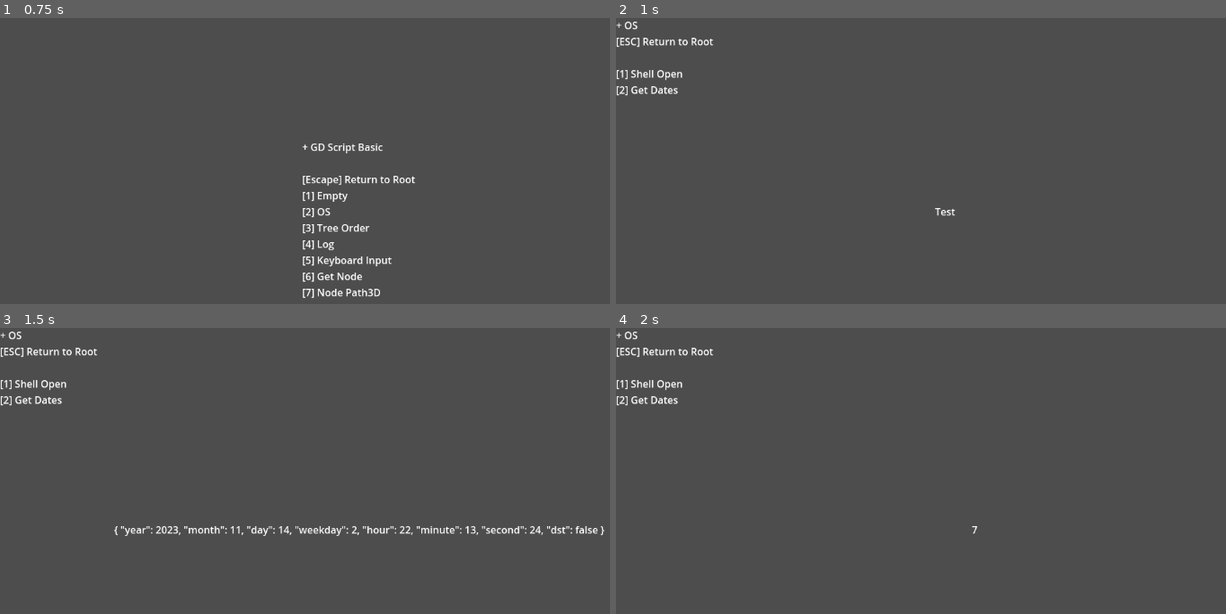
Above: before the commit, frames 1-4 (two rows, left to right).
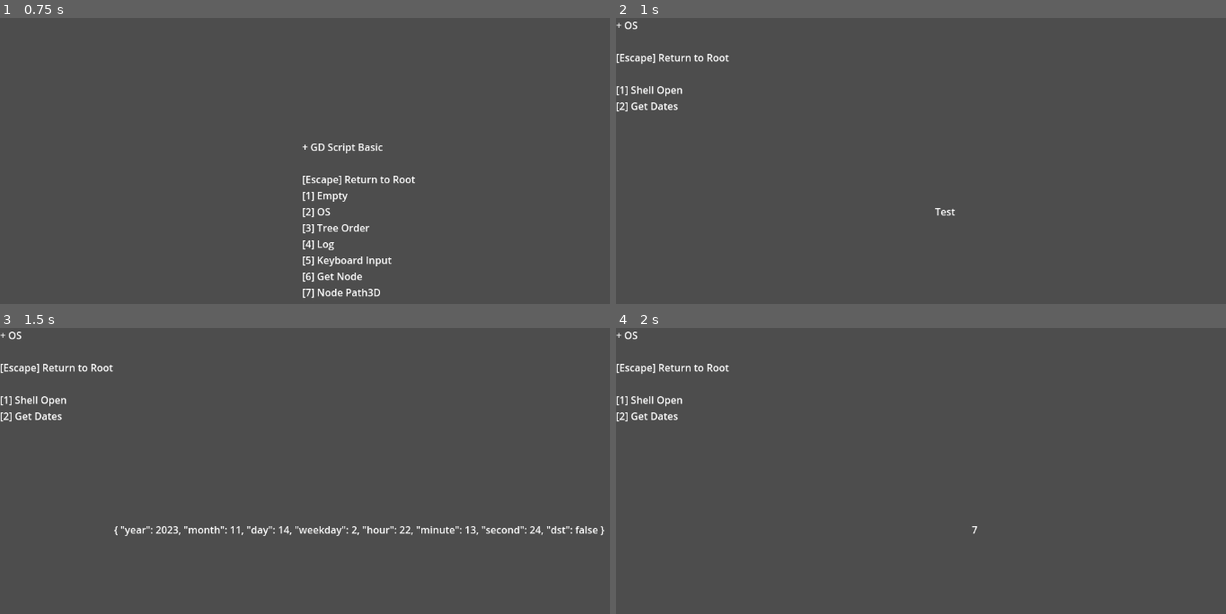
Above: after the commit, the same moments.

Repository: R2Road/godot_playground
Game: Godot game, scene res://playground_main.tscn
The game is run twice, just before and just after one commit, with the same random seed, the same clock (stepped at 60 frames per second) and the same inputs.
Inputs:
- Up to frame 1 (0.75 s): tap Enter at 0.5 s; hold D from 0.53 s (still down); tap 1 at 0.6 s
- Up to frame 2 (1 s): keep holding D; tap 2 at 0.8 s
- Up to frame 3 (1.5 s): tap Space at 1.25 s; release D at 1.28 s; hold S from 1.28 s (still down); tap 2 at 1.35 s
- Up to frame 4 (2 s): keep holding S; tap 1 at 1.55 s

Frame 1 is identical in both runs. In frame 2, 1.0% of the frame differs, in the area x 0-19%, y 6-33%; in frame 3, 1.0%; in frame 4, 1.0%.

Commit message:
update script : PlaygroundAction

Diff:
--- a/2d_ground/gds_basic/gds_basic_OSScene.gd
+++ b/2d_ground/gds_basic/gds_basic_OSScene.gd
@@ -1,37 +1,38 @@
 extends Node2D
 
 
+
+############################ Variable ############################
+var title = "OS"
+var playground_action_manager = PlayGroundActionManager.new(	[
+	  PlayGroundAction.new_mover( "Return to Root",  Key.KEY_ESCAPE, "res://gds_basic/gds_basic_root.tscn" )
+	, PlayGroundAction.new_lf()
+	, PlayGroundAction.new_action( "Shell Open",  Key.KEY_1, test_shell_open )
+	, PlayGroundAction.new_action( "Get Dates",  Key.KEY_2, test_get_dates )
+] )
+
+
+
+############################ Override ############################
 func _ready():
 	set_process_input( true ) # is not need : default on
 
-	var title_string = \
-			"+ OS" \
-			+ "\n" \
-			+ "[ESC] Return to Root" \
-			+ "\n\n" \
-			+ "[1] Shell Open" \
-			+ "\n" \
-			+ "[2] Get Dates" \
-			+ ""
-
 	var summury_node = get_node( "Summury" )
-	summury_node.text = title_string
+	summury_node.text = playground_action_manager.build_summary( title )
 
 
 func _input(event):
-	if !(event is InputEventKey ):
-		return
+	playground_action_manager.do( self, event )
 
-	if !event.is_pressed():
-		return
 
-	match event.keycode:
-		KEY_ESCAPE:
-			get_tree().change_scene_to_file("res://gds_basic/gds_basic_root.tscn")
-		KEY_1:
-			UpdateMessage( OS.shell_open("https://godotengine.org/") )
-		KEY_2:
-			UpdateMessage( Time.get_datetime_dict_from_system() )
+
+############################   User   ############################
+func test_shell_open( node ):
+	UpdateMessage( OS.shell_open("https://godotengine.org/") )
+
+
+func test_get_dates( node ):
+	UpdateMessage( Time.get_datetime_dict_from_system() )
 
 
 func UpdateMessage( arg ):
--- a/2d_ground/playground_action.gd
+++ b/2d_ground/playground_action.gd
@@ -22,6 +22,16 @@
 	return ret
 
 
+static func new_action( _name : String, _key : Key, functor : Callable )->PlayGroundAction:
+	var ret = PlayGroundAction.new()
+
+	ret.name = _name
+	ret.key = _key
+	ret.action = functor
+
+	return ret
+
+
 static func new_lf()->PlayGroundAction:
 	var ret = PlayGroundAction.new()
 
